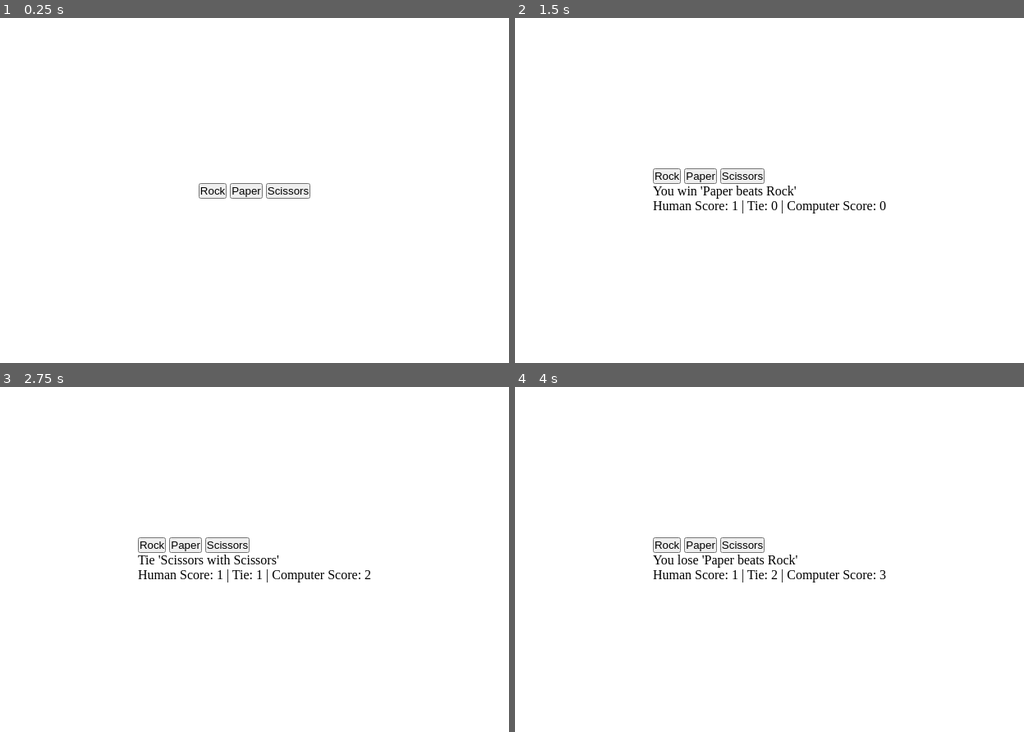
Above: before the commit, frames 1-4 (two rows, left to right).
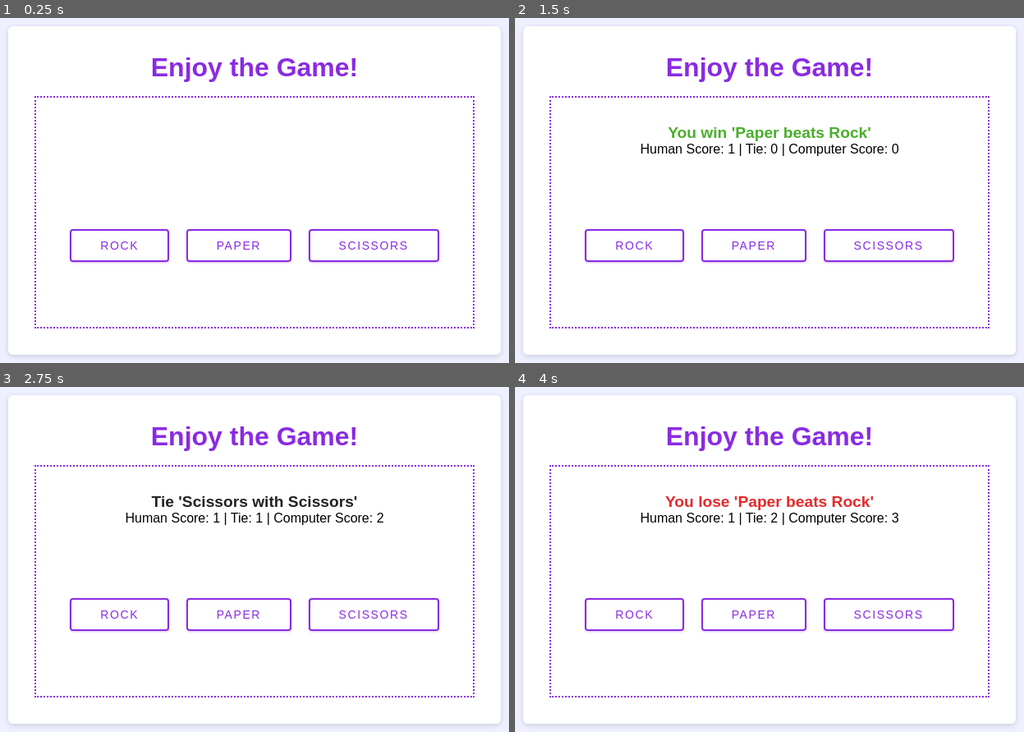
Above: after the commit, the same moments.

Repository: DomingosNsuami/odin-rock-paper-scissors
Game: browser game, page index.html
The game is run twice, just before and just after one commit, with the same random seed, the same clock (stepped at 60 frames per second) and the same inputs.
Inputs:
- Up to frame 1 (0.25 s): no input
- Up to frame 2 (1.5 s): click "Paper" (after the commit: "PAPER") at 1.27 s
- Up to frame 3 (2.75 s): click "Scissors" (after the commit: "SCISSORS") at 1.87 s; click "Rock" (after the commit: "ROCK") at 2.02 s; click "Scissors" (after the commit: "SCISSORS") at 2.47 s
- Up to frame 4 (4 s): click "Paper" (after the commit: "PAPER") at 3.07 s; click "Rock" (after the commit: "ROCK") at 3.67 s

The runs differ from the first frame. In frame 1, 5.5% of the frame differs, in the area x 1-99%, y 2-99%; in frame 2, 7.4%; in frame 3, 7.4%; in frame 4, 7.4%.

Commit message:
feat: inicialize the final UI version of the game

Diff:
--- a/css/style.css
+++ b/css/style.css
@@ -8,4 +8,83 @@
   display: grid;
   place-items: center;
   min-height: 100vh;
+  font-family: Arial, Helvetica, sans-serif;
+  background-color: #eeefff;
 }
+
+main {
+  display: flex;
+  justify-content: center;
+  align-items: center;
+  flex-direction: column;
+  width: 100%;
+  max-width: 600px;
+  height: 400px;
+  padding: 2rem;
+  background-color: #fff;
+  border-radius: 6px;
+  box-shadow: 0 2px 6px rgba(0, 0, 0, 0.144);
+}
+h1 {
+  color: blueviolet;
+  margin-bottom: 1rem;
+}
+
+.game-container {
+  display: flex;
+  justify-content: center;
+  align-items: center;
+  flex-direction: column;
+  gap: 20px;
+  border: 2px dotted blueviolet;
+  width: 100%;
+  height: 100%;
+}
+.player-buttons {
+  width: 100%;
+  height: 50%;
+  text-align: center;
+}
+
+.player-buttons button {
+  border: none;
+  padding: 10px 35px;
+  color: blueviolet;
+  border: 2px solid blueviolet;
+  background-color: transparent;
+  font-size: 0.875rem;
+  letter-spacing: 0.1rem;
+  text-transform: uppercase;
+  cursor: pointer;
+  box-shadow: 0px 1px 3px rgba(137, 43, 226, 0.296);
+  border-radius: 0.25rem;
+  margin: 0.5rem;
+  transition: background-color 0.3s ease;
+}
+
+.player-buttons button:hover {
+  background-color: blueviolet;
+  color: white;
+}
+
+.results {
+  width: 100%;
+  height: 50%;
+  padding: 2rem;
+  text-align: center;
+}
+
+.text {
+  font-weight: bold;
+  font-size: 1.2rem;
+  color: rgba(5, 5, 5, 0.88);
+}
+
+.humanWin {
+  color: rgba(48, 163, 13, 0.88);
+}
+text.computerWin {
+  color: rgba(225, 12, 12, 0.88);
+}
+
+/*  */
--- a/index.html
+++ b/index.html
@@ -8,15 +8,16 @@
   </head>
   <body>
     <main>
+      <h1>Enjoy the Game!</h1>
       <div class="game-container">
-        <div class="palyer-buttons">
+        <div class="results">
+          <p class="text"></p>
+          <p class="actual-pontuation"></p>
+        </div>
+        <div class="player-buttons">
           <button id="rock">Rock</button>
           <button id="paper">Paper</button>
           <button id="scissors">Scissors</button>
-        </div>
-        <div class="results">
-          <p class="text"></p>
-          <p class="actual-pontuation"></p>
         </div>
       </div>
     </main>
--- a/script.js
+++ b/script.js
@@ -39,44 +39,60 @@
   // 1. Ties
   if (computerChoice === 1 && humanChoice === 1) {
     resultText.textContent = "Tie 'Rock with Rock'";
+    resultText.style.color = "";
     tie++;
   } else if (computerChoice === 2 && humanChoice === 2) {
     resultText.textContent = "Tie 'Paper with Paper'";
+    resultText.style.color = "";
     tie++;
   } else if (computerChoice === 3 && humanChoice === 3) {
     resultText.textContent = "Tie 'Scissors with Scissors'";
+    resultText.style.color = "";
     tie++;
 
     // 2. huma win (humanScore)
   } else if (computerChoice === 1 && humanChoice === 2) {
     resultText.textContent = "You win 'Paper beats Rock'";
+    getGreenColor(resultText)
     humanScore++;
   } else if (computerChoice === 2 && humanChoice === 3) {
     resultText.textContent = "You win 'Scissors beats Paper'";
+    getGreenColor(resultText)
     humanScore++;
   } else if (computerChoice === 3 && humanChoice === 1) {
     resultText.textContent = "You win 'Rock beats Scissors'";
+    getGreenColor(resultText)
     humanScore++;
 
     // 3. computes win (computerScore)
   } else if (computerChoice === 1 && humanChoice === 3) {
     resultText.textContent = "You lose 'Rock beats Scissors'";
+    getRedColor(resultText)
     computerScore++;
   } else if (computerChoice === 2 && humanChoice === 1) {
     resultText.textContent = "You lose 'Paper beats Rock'";
+    getRedColor(resultText)
     computerScore++;
   } else if (computerChoice === 3 && humanChoice === 2) {
     resultText.textContent = "You lose 'Scissors beats Paper'";
+    getRedColor(resultText)
     computerScore++;
   }
 
-  const pontuation = document.querySelector(".actual-pontuation")
+  const pontuation = document.querySelector(".actual-pontuation");
   pontuation.textContent = ` Human Score: ${humanScore} | Tie: ${tie} | Computer Score: ${computerScore}`;
 
-  if(humanScore == 5) {
+  if (humanScore == 5) {
     pontuation.textContent = "You win!";
-  }
-  else if(computerScore == 5) {
+  } else if (computerScore == 5) {
     pontuation.textContent = "You lose!";
   }
 }
+
+function getGreenColor(text){
+  return text.style.color = "rgba(48, 163, 13, 0.88)"
+}
+
+function getRedColor(text){
+  return text.style.color = "rgba(225, 12, 12, 0.88)"
+}
